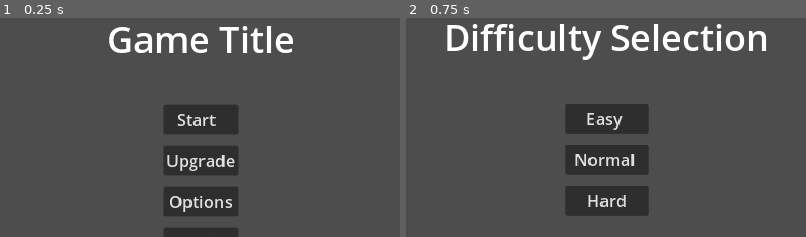
Above: before the commit, frames 1-2 (left to right).
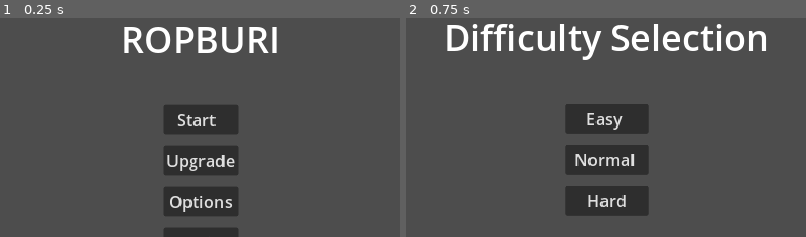
Above: after the commit, the same moments.

Repository: ArtMuchimuchi/FinalProject
Game: Godot game, scene res://user_interface/menu/main_menu/main_menu.tscn
Same seed, same stepped clock (60 frames per second), same inputs: the game is played once before the commit and once after it. The project has no main scene, so this scene is started directly. The engine's default icon, where the game draws it, is replaced by a stand-in: a white triangle on a blue panel in a dark square. Sound files missing from this copy of the repository are replaced by a short silence.
Inputs:
- Up to frame 1 (0.25 s): no input
- Up to frame 2 (0.75 s): click "Start" at 0.5 s
The pictures show only the part of the screen within x 25-75%, y 11-61%; the shares and areas given below are measured in that part.

The runs differ from the first frame. In frame 1, 3.4% of the frame differs, in the area x 27-74%, y 3-16%; in frame 2, nothing differs.

Commit message:
Change game title
- Change name to Ropburi

Diff:
--- a/user_interface/menu/main_menu/main_menu.tscn
+++ b/user_interface/menu/main_menu/main_menu.tscn
@@ -37,9 +37,10 @@
 [node name="TitleLabel" type="Label" parent="MarginContainer/GameTitle"]
 layout_mode = 2
 theme_override_font_sizes/font_size = 52
-text = "Game Title"
+text = "Ropburi"
 horizontal_alignment = 1
 vertical_alignment = 1
+uppercase = true
 
 [node name="MenuButtons" type="VBoxContainer" parent="MarginContainer"]
 layout_mode = 2
